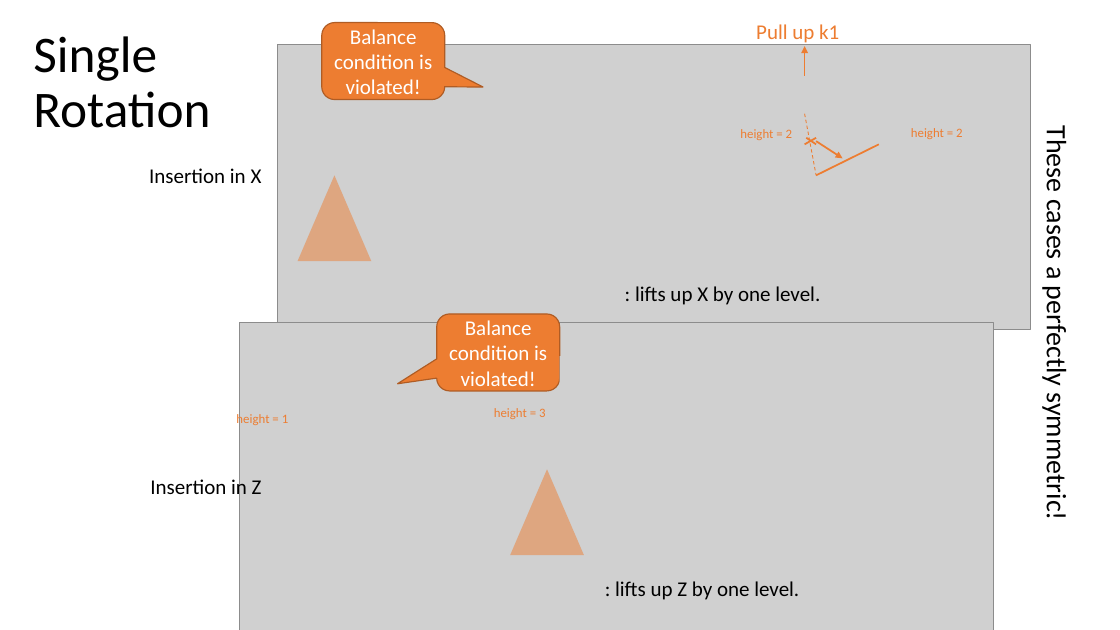
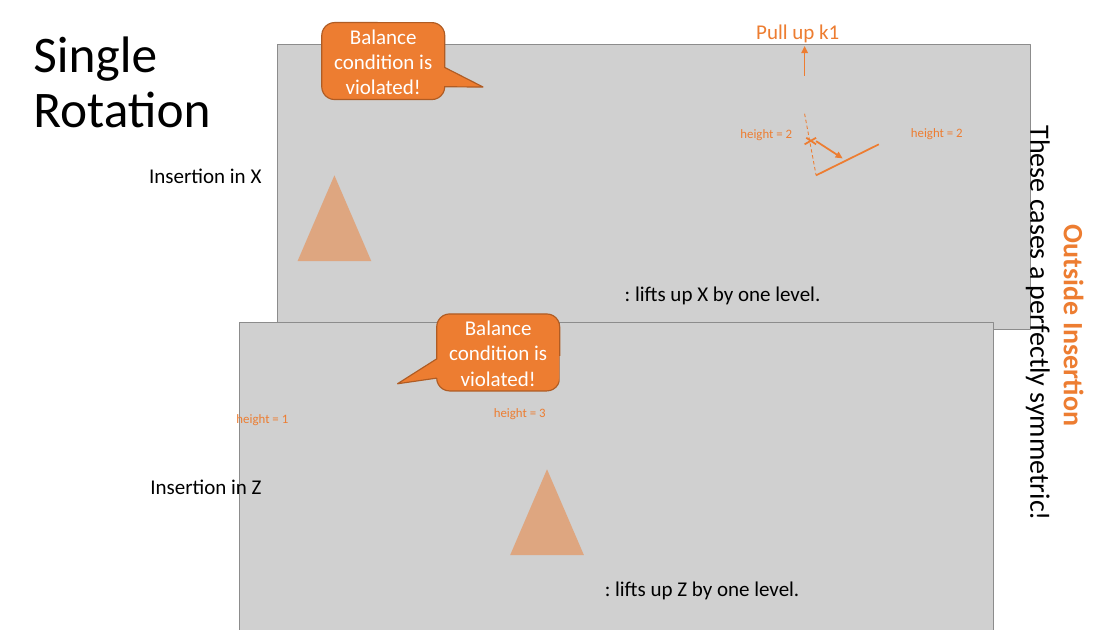
Before and after one commit to mhahsler/CS2341, a slide deck: slide 5 of Chapter4_Trees/slides/AVL_trees.pptx. Drawn at 1120x630 pixels with LibreOffice and Linux fonts; fonts in the diff are those of the drawing; grey boxes stand for pictures. Boxes give left, top, right and bottom in pixels: in the first picture for what was removed or moved away, otherwise in the second. Text is boxed around its words. In the diff, an @@ line names an element or a change of style, - is before the commit and + after.

```diff
--- a/Chapter4_Trees/slides/AVL_trees.pptx
+++ b/Chapter4_Trees/slides/AVL_trees.pptx
@@ text "Outside Insertion": place and size @@
-text "Outside Insertion" at [1039,132,1073,517]
+text "Outside Insertion" at [1023,132,1090,517]
@@ text at [1056,234,1090,423]: paragraph added @@
+Outside Insertion
```
Also in this commit, not shown: 1 other slide changed, 1 other file.
